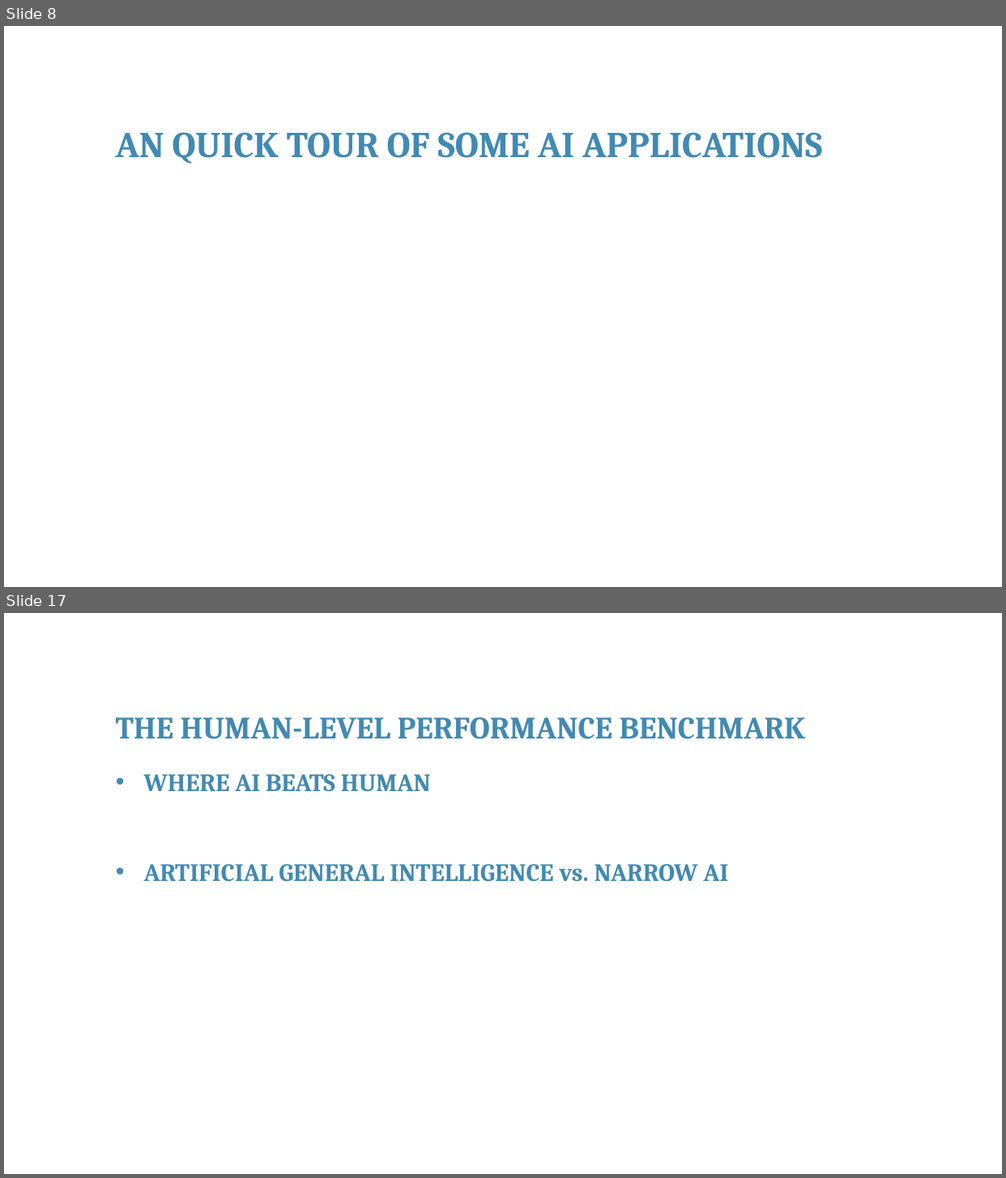
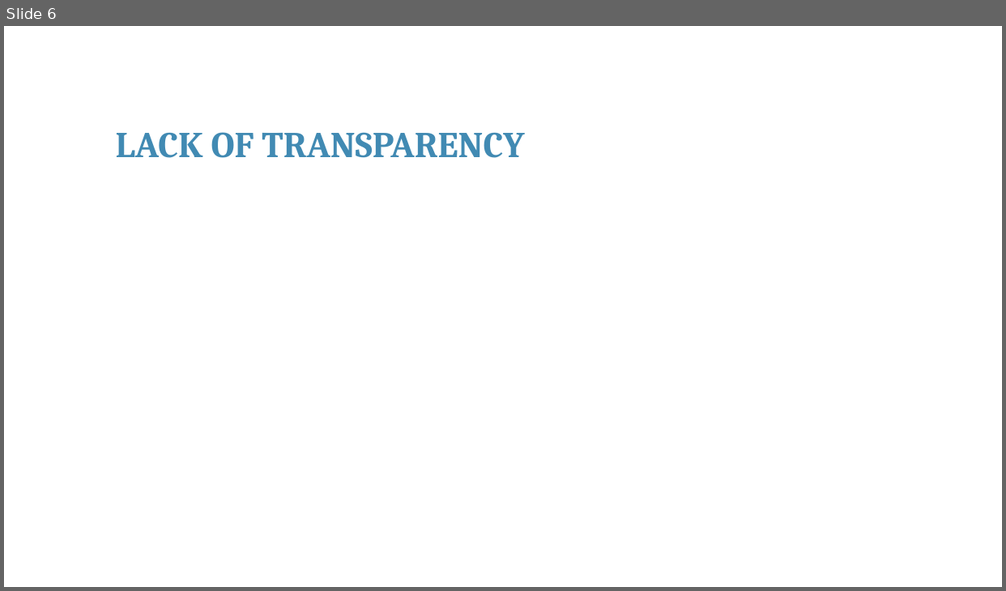
Before and after one commit to franckalbinet/itu-eaco-zanzibar-12-2018, a slide deck: presentations/session-6-ethics-of-ai.pptx. Shown one above the other, each under a label of ours: slides 8 and 17 before the commit, slide 6 after it; the slides between them are not shown. The pictures are 1006x1178 and 1006x591 pixels, drawn with LibreOffice and Linux fonts; fonts in the diff are those of the drawing; background and template pictures are left out. Boxes give left, top, right and bottom in pixels: in the first picture for what was removed or moved away, otherwise in the second. Text is boxed around its words. In the diff, an @@ line names an element or a change of style, - is before the commit and + after.

```diff
--- a/presentations/session-6-ethics-of-ai.pptx
+++ b/presentations/session-6-ethics-of-ai.pptx
@@ slide 17 removed at [4, 613, 1002, 1174], background #FFFFFF @@
@@ text removed at [116, 717, 806, 739] @@
-THE HUMAN-LEVEL PERFORMANCE BENCHMARK
@@ text removed at [144, 774, 728, 882] @@
-• WHERE AI BEATS HUMAN
-• ARTIFICIAL GENERAL INTELLIGENCE vs. NARROW AI
@@ what was slide 8 is now slide 6 @@
@@ slide 6 changed as well @@
@@ text at [116, 132, 524, 158]: text changed @@
-AN QUICK TOUR OF SOME AI APPLICATIONS
+LACK OF TRANSPARENCY
```
Also in this commit, not shown: 3 other slides changed, 13 slides added, 29 other slides removed, 3 other files.
